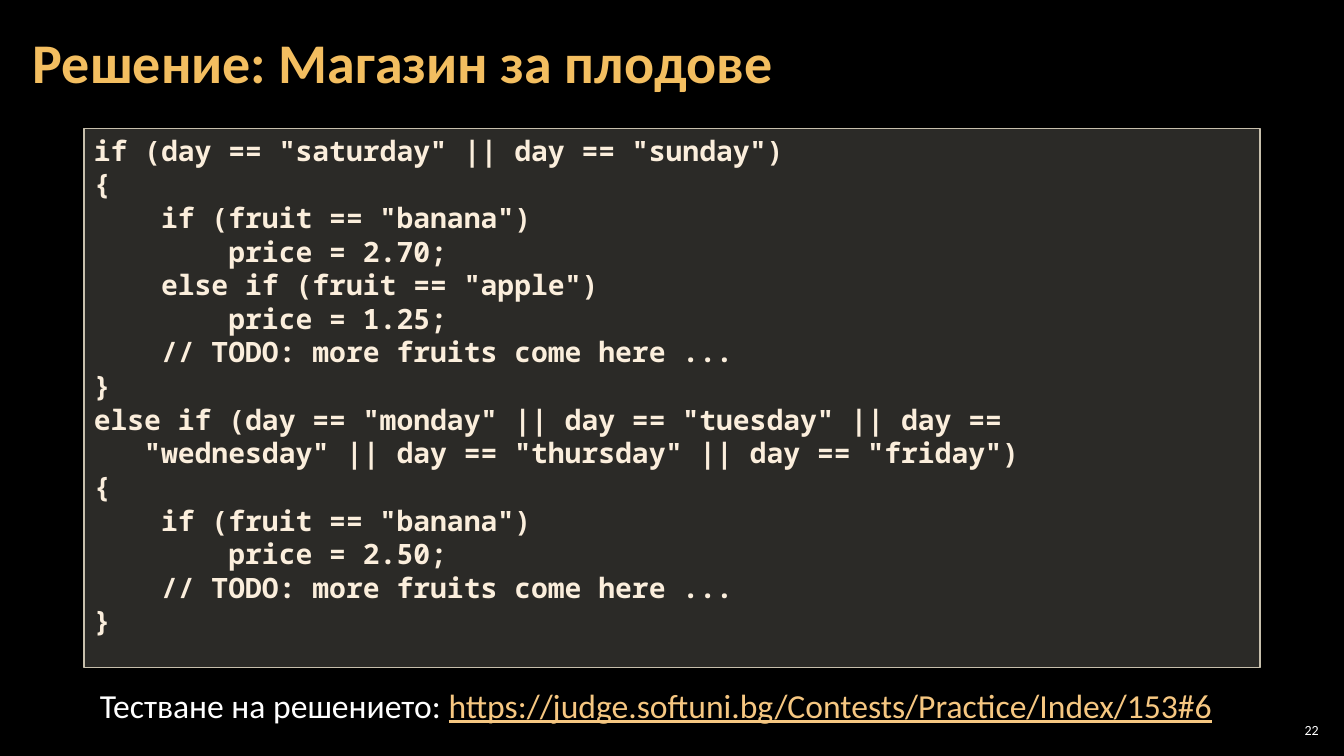
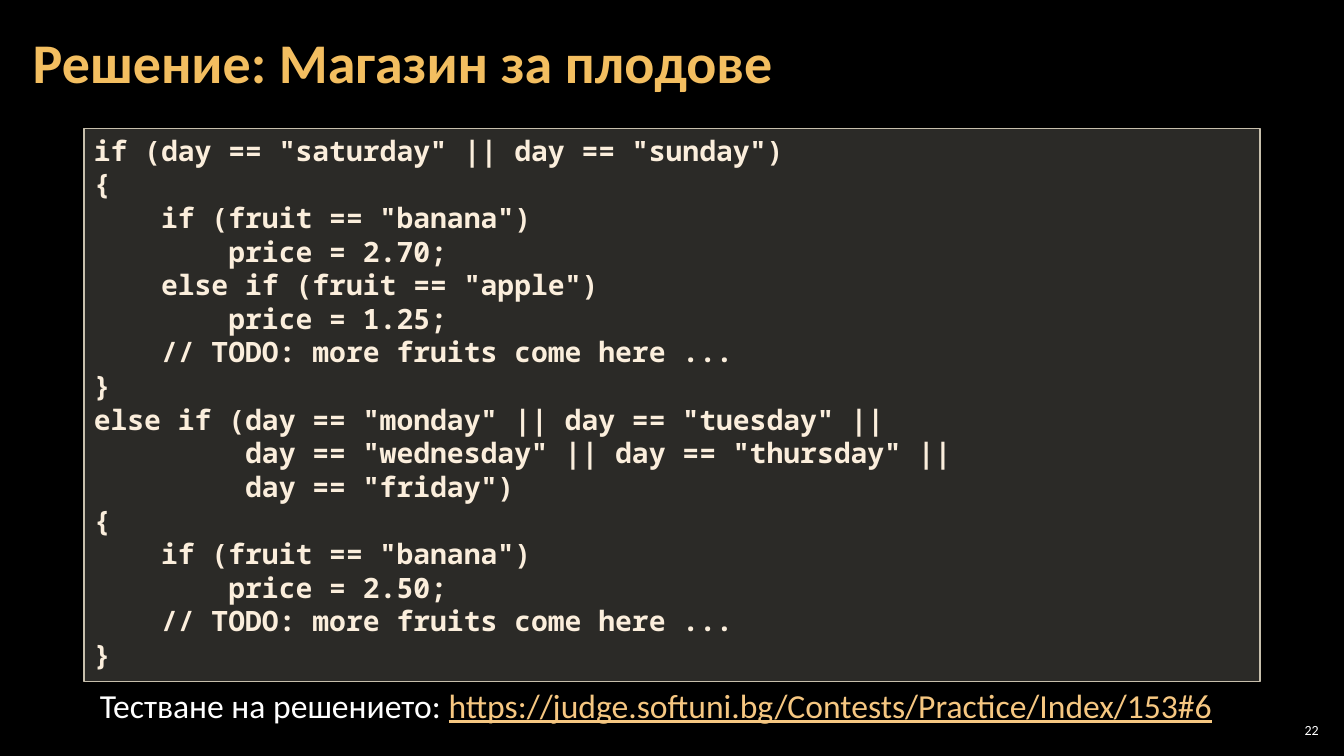
Before and after one commit to Software-University/C-plus-plus, a slide deck: slide 22 of 4. Complex-Conditions/4. Complex-Conditions.pptx. Drawn at 1344x756 pixels with LibreOffice and Linux fonts; fonts in the diff are those of the drawing; background and template pictures are left out. Boxes give left, top, right and bottom in pixels: in the first picture for what was removed or moved away, otherwise in the second. Text is boxed around its words. In the diff, an @@ line names an element or a change of style, - is before the commit and + after.

```diff
--- a/4. Complex-Conditions/4. Complex-Conditions.pptx
+++ b/4. Complex-Conditions/4. Complex-Conditions.pptx
@@ rectangle "if (day == "saturday" || ...": place and size @@
-rectangle "if (day == "saturday" || ..." at <box>84,128,1260,667</box>
+rectangle "if (day == "saturday" || ..." at <box>84,128,1260,682</box>
@@ text in rectangle at <box>94,408,901,504</box>: text changed @@
-else if (day == "monday" || day == "tuesday" || day ==
-"wednesday" || day == "thursday" || day == "friday")
+else if (day == "monday" || day == "tuesday" ||
+day == "wednesday" || day == "thursday" ||
+day == "friday")
```
Also in this commit, not shown: 11 other slides changed, 5 other files.
